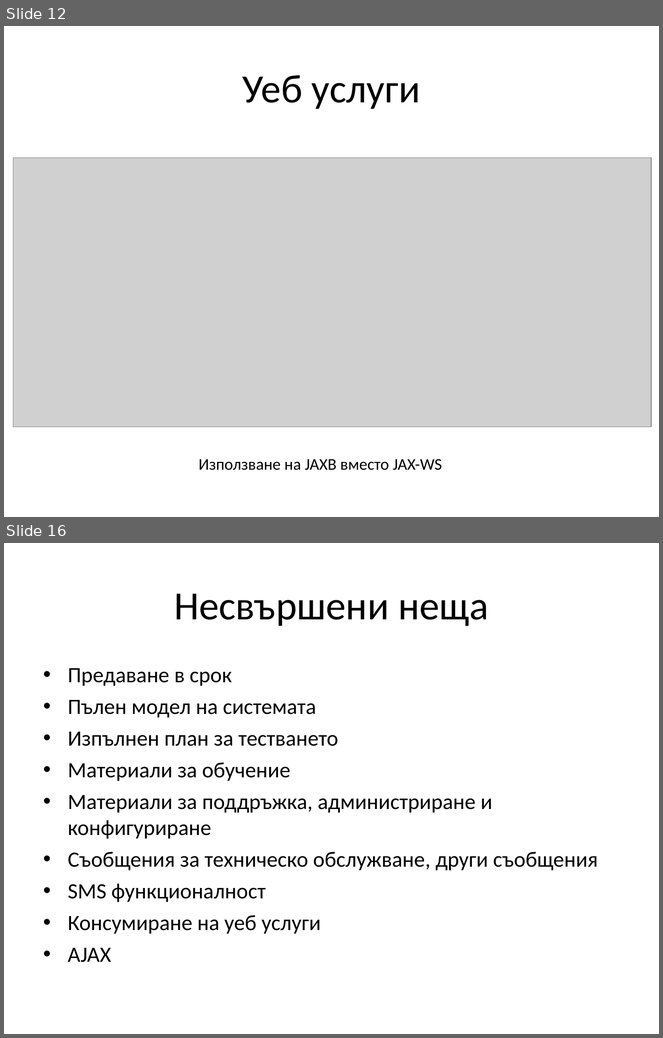
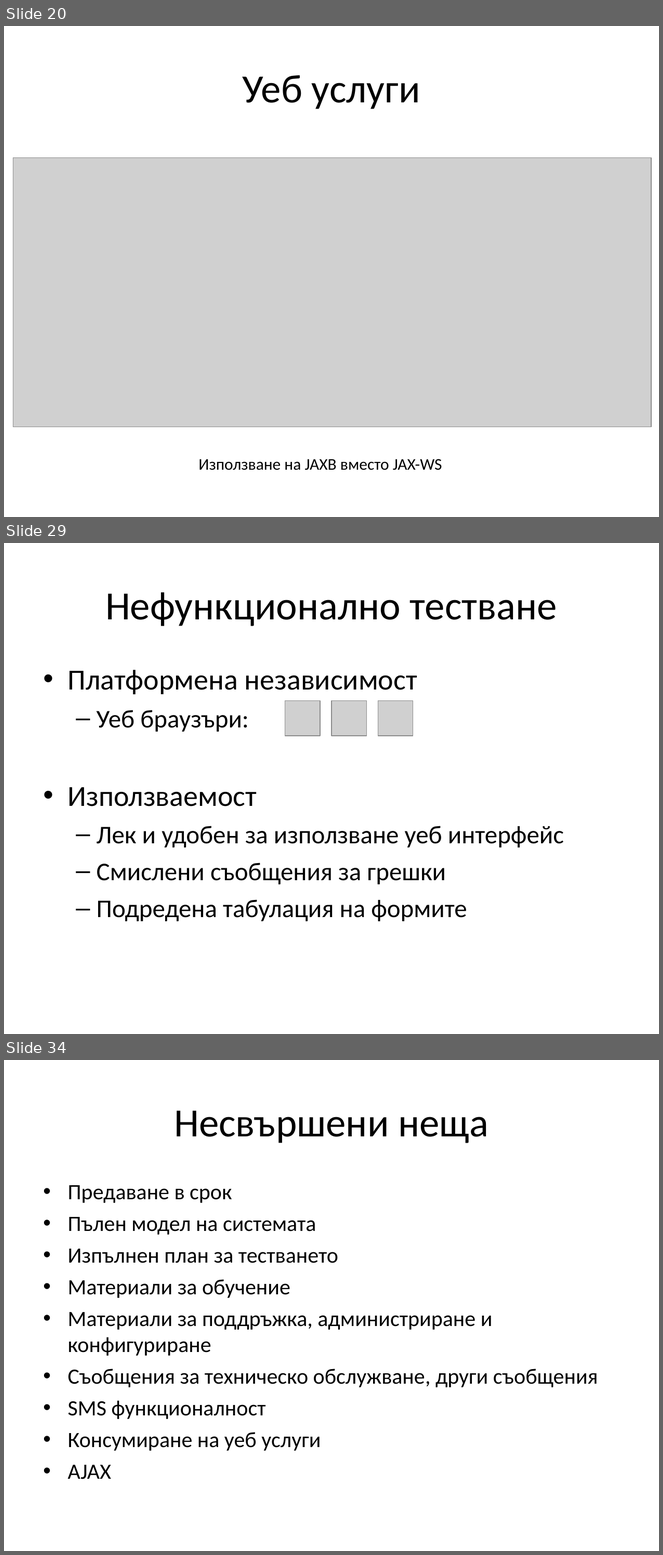
Before and after one commit to jasimcse/team2-strawberry, a slide deck: prezentaciq/venci.ppt. Shown one above the other, each under a label of ours: slides 12 and 16 before the commit, slides 20, 29 and 34 after it; the slides between them are not shown. The pictures are 663x1038 and 663x1555 pixels, drawn with LibreOffice and Linux fonts; fonts in the diff are those of the drawing; grey boxes stand for pictures. Boxes give left, top, right and bottom in pixels: in the first picture for what was removed or moved away, otherwise in the second. Text is boxed around its words. In the diff, an @@ line names an element or a change of style, - is before the commit and + after.

```diff
--- a/prezentaciq/venci.ppt
+++ b/prezentaciq/venci.ppt
@@ slide 29 added at box(4, 543, 659, 1034), background #FFFFFF @@
@@ title added at box(105, 592, 557, 626), 44 pt, text #000000 @@
+Нефункционално тестване
@@ text added at box(68, 670, 564, 922), 28 pt, text #000000 @@
+• Платформена независимост
+  – Уеб браузъри:
+• Използваемост
+  – Лек и удобен за използване уеб интерфейс
+  – Смислени съобщения за грешки
+  – Подредена табулация на формите
@@ picture added at box(285, 701, 320, 735) @@
@@ picture added at box(332, 701, 366, 735) @@
@@ picture added at box(378, 701, 413, 735) @@
@@ what was slide 12 is now slide 20 @@
@@ what was slide 16 is now slide 34 @@
```
Also in this commit, not shown: 9 slides changed, 19 other slides added, 4 slides removed.
